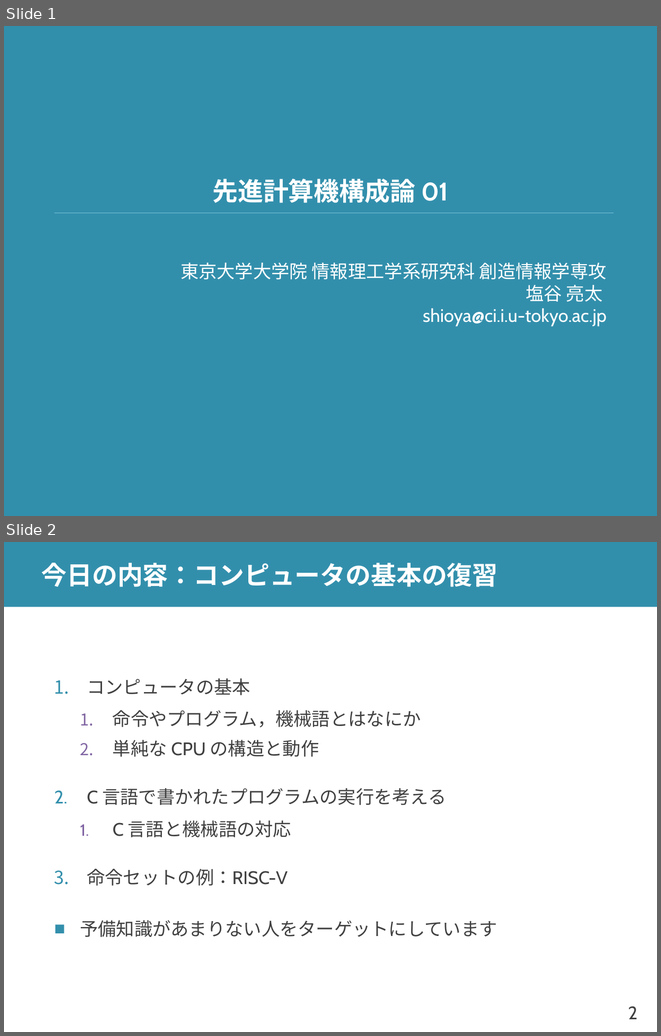
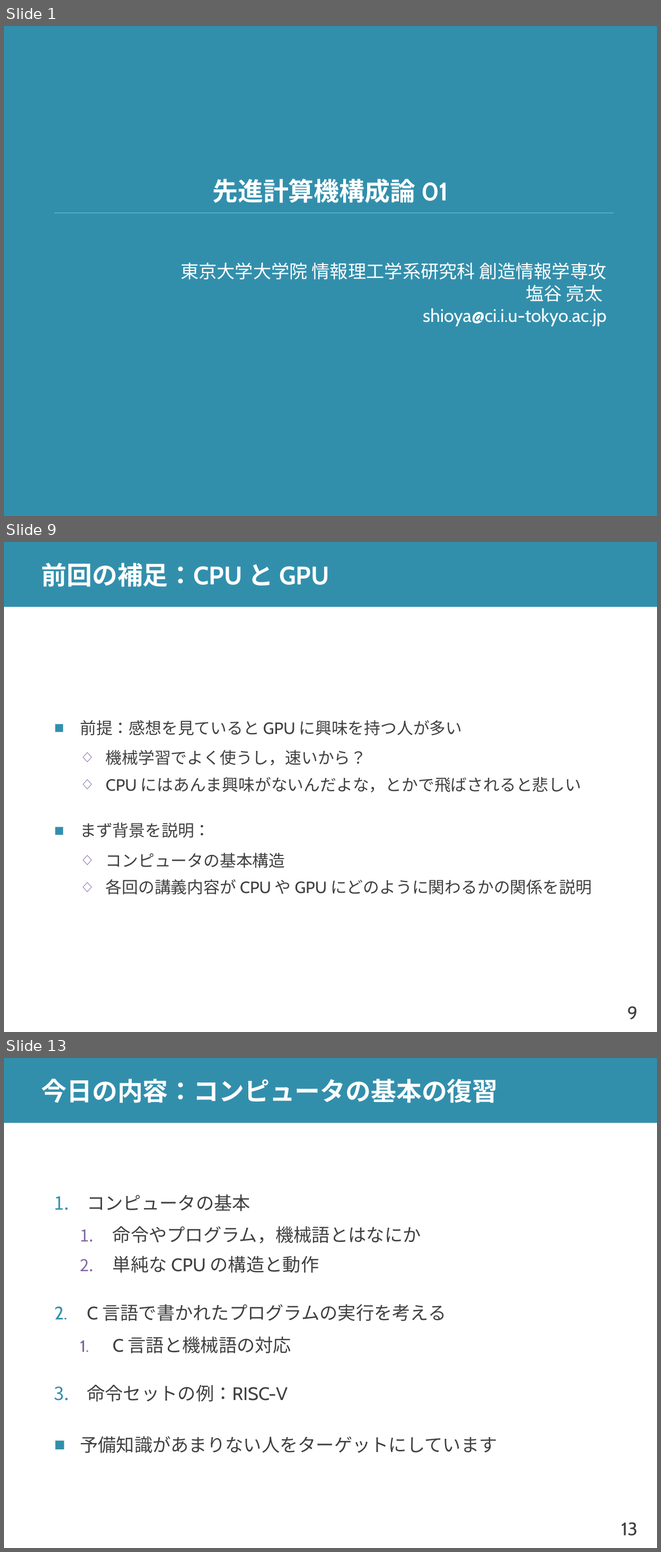
Before and after one commit to shioyadan/advanced-computer-organization, a slide deck: aco-shioya-01.pptx. Shown one above the other, each under a label of ours: slides 1 and 2 before the commit, slides 1, 9 and 13 after it; the slides between them are not shown. The pictures are 661x1036 and 661x1552 pixels, drawn with LibreOffice and Linux fonts; fonts in the diff are those of the drawing. Boxes give left, top, right and bottom in pixels: in the first picture for what was removed or moved away, otherwise in the second. Text is boxed around its words. In the diff, an @@ line names an element or a change of style, - is before the commit and + after.

```diff
--- a/aco-shioya-01.pptx
+++ b/aco-shioya-01.pptx
@@ slide 9 added at box(4, 542, 657, 1032), background #FFFFFF; not listed: 2 template elements that a slide beside it also shows @@
@@ title added at box(42, 563, 329, 587), 28 pt, text #FFFFFF, bold @@
+前回の補足：CPU と GPU
@@ text added at box(80, 720, 592, 894), 18 pt, text #404040 @@
+■ 前提：感想を見ていると GPU に興味を持つ人が多い
+  ◇ 機械学習でよく使うし，速いから？
+  ◇ CPU にはあんま興味がないんだよな，とかで飛ばされると悲しい
+■ まず背景を説明：
+  ◇ コンピュータの基本構造
+  ◇ 各回の講義内容が CPU や GPU にどのように関わるかの関係を説明
@@ what was slide 2 is now slide 13 @@
@@ page number at box(621, 1522, 637, 1536): text changed @@
-2
+13
```
Also in this commit, not shown: 6 slides changed, 11 other slides added, 1 slide removed, 1 other file.
